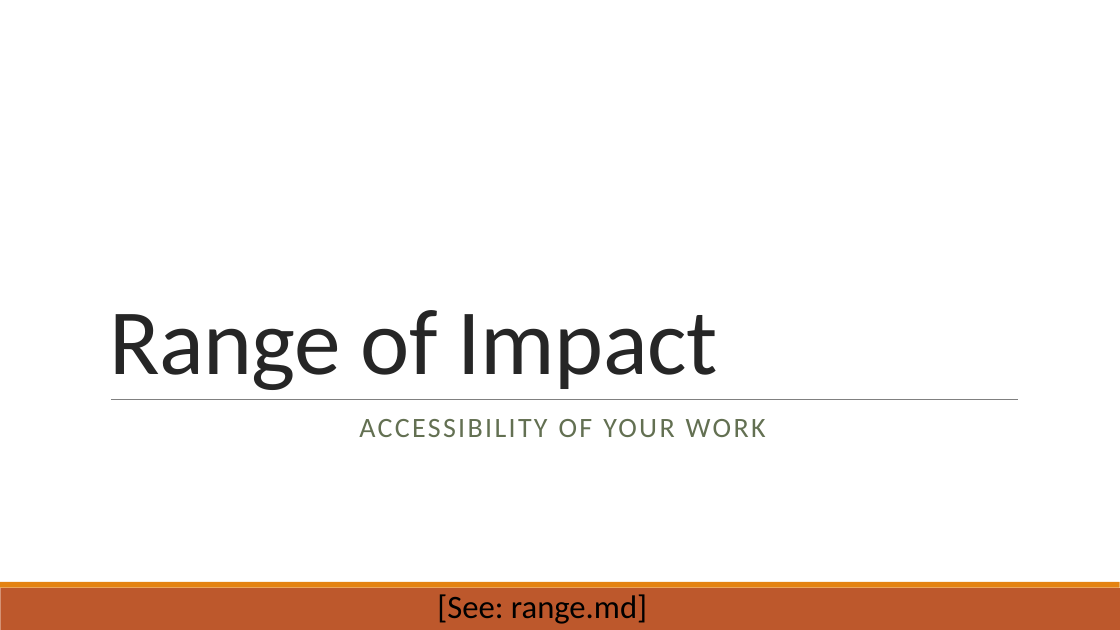
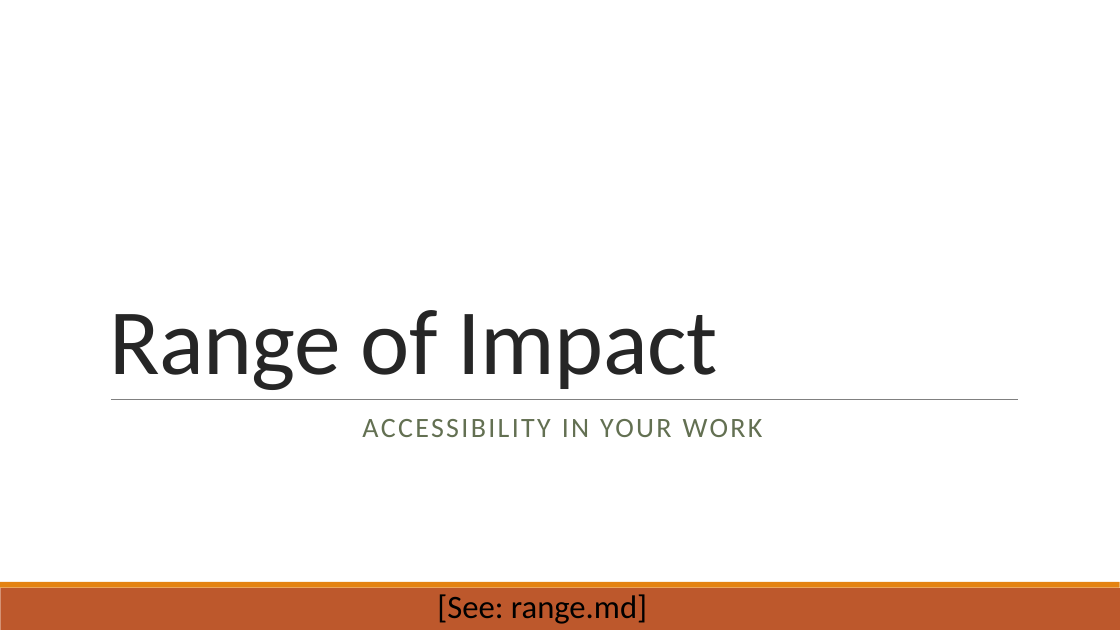
Before and after one commit to dhsouthbend/ethics, a slide deck: slide 41 of slides_ethics.pptx (slide 43 before the commit). Drawn at 1120x630 pixels with LibreOffice and Linux fonts; fonts in the diff are those of the drawing. Boxes give left, top, right and bottom in pixels: in the first picture for what was removed or moved away, otherwise in the second. Text is boxed around its words. In the diff, an @@ line names an element or a change of style, - is before the commit and + after.

```diff
--- a/slides_ethics.pptx
+++ b/slides_ethics.pptx
@@ text at [362,419,763,437]: text changed @@
-ACCESSIBILITY OF YOUR WORK
+ACCESSIBILITY IN YOUR WORK
```
Also in this commit, not shown: 12 other slides changed, 2 slides added, 5 slides removed, 1 other file.
